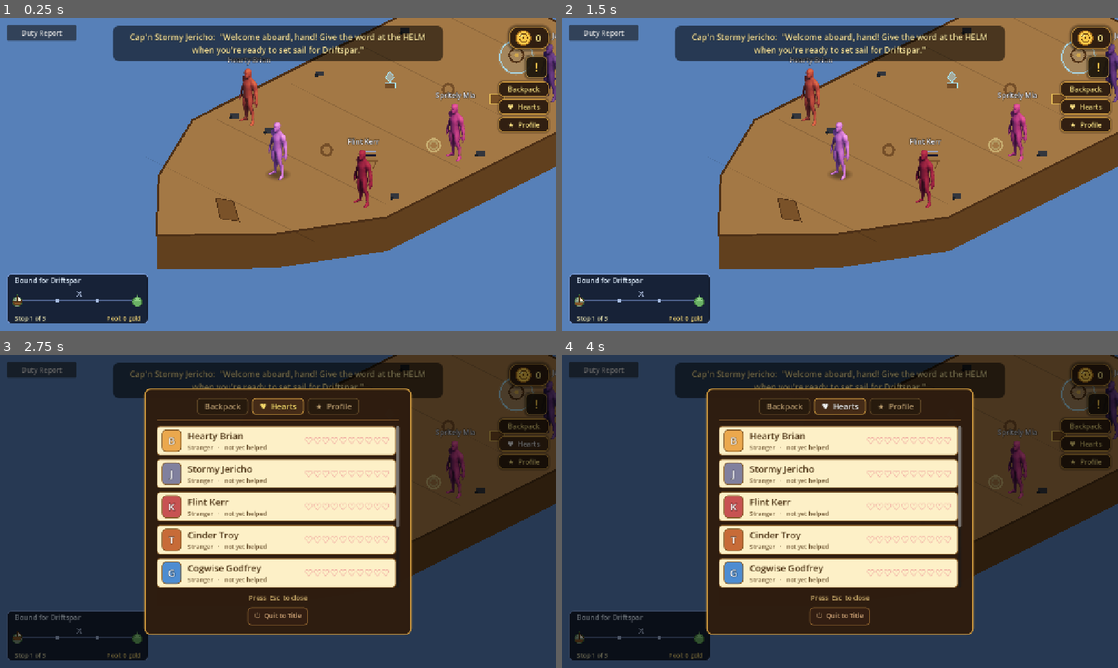
Above: before the commit, frames 1-4 (two rows, left to right).
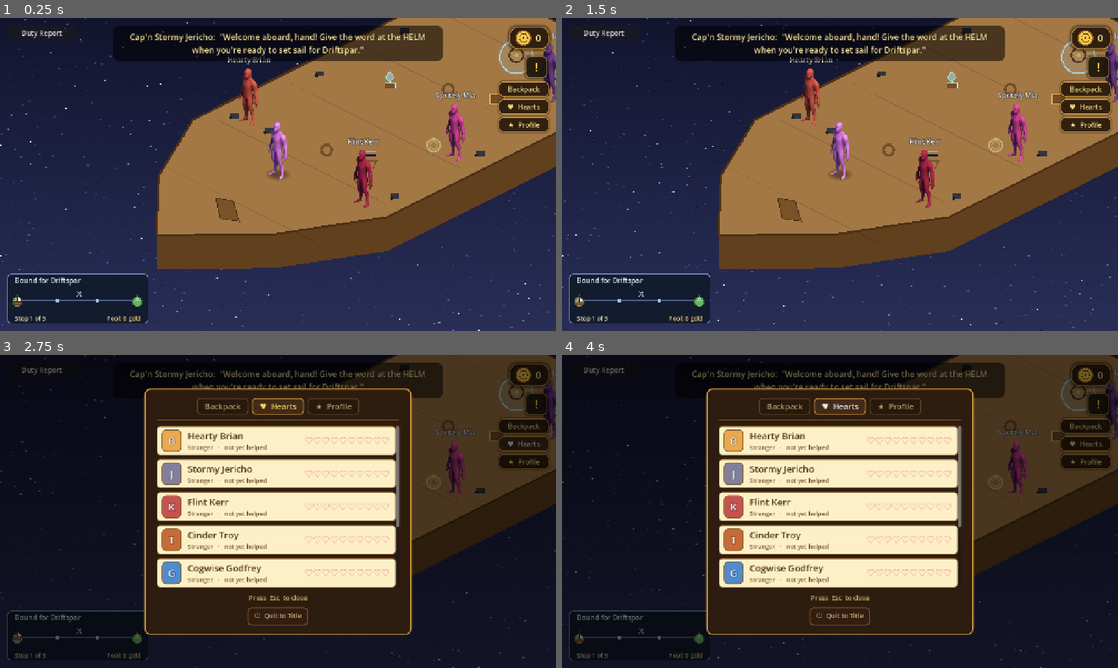
Above: after the commit, the same moments.

Repository: TairoyZone/shivaliva-shanty
Game: Godot game, scene res://levels/ship_deck/ship_deck.tscn
Two runs of this game, one before a commit and one after it. Both use one fixed random seed, a clock stepped at 60 frames per second and the inputs below. This scene is started directly instead of the project's main scene.
Inputs:
- Up to frame 1 (0.25 s): no input
- Up to frame 2 (1.5 s): click "!" at 0.5 s; click "X" at 1.25 s
- Up to frame 3 (2.75 s): click "♥ Hearts" at 2 s
- Up to frame 4 (4 s): click "★ Profile" at 2.75 s; click "♥ Hearts" at 3.5 s

The runs differ from the first frame. In frame 1, 53% of the frame differs, in the area x 0-100%, y 0-100%; in frame 2, 53%; in frame 3, 41%; in frame 4, 41%.

Commit message:
feat(sky): borrow #3 - a procedural twinkling-Stardust sky backdrop on the ship deck
components/stardust_sky.gdshader - a canvas_item starfield: a twilight gradient + two parallax-ish layers of twinkling stars, a fraction tinted a JEWEL hue (blue-violet-pink) to rhyme with the Loft's Stardust gems. components/sky_backdrop.gd (class_name SkyBackdrop) - a full-viewport ColorRect on a -10 CanvasLayer that resizes with the window and carries a flat fallback colour if the shader is ever stripped. Wired into the ship deck: the flat SKY draw_rect is replaced by the living sky (SKY kept as the fallback). Drop-in elsewhere via add_child(SkyBackdrop.new()). The title keeps its existing MenuBackdrop. Headless can't GPU-compile shaders, so Troy eyeballs it - the structure mirrors the confirmed-good Stardust gem shader.

Co-Authored-By: Claude Opus 4.8 <noreply@anthropic.com>

Diff:
--- /dev/null
+++ b/components/sky_backdrop.gd
@@ -0,0 +1,37 @@
+## SkyBackdrop — a drop-in procedural twinkling-Stardust-sky behind a scene. `add_child(SkyBackdrop.new())`
+## puts a full-viewport ColorRect running stardust_sky.gdshader on a LOW CanvasLayer (-10), so it sits
+## behind everything and stays fixed in screen space (a distant sky, not parented to the camera). Resizes
+## with the window. For the ship deck (afloat in the sky) + any scene that wants the night sky. The flat
+## `fallback_color` shows if the shader is ever stripped/fails. Placeholder-first; tune via the shader
+## uniforms. See [[godot-borrow-todo]] / [[sky-canon]].
+class_name SkyBackdrop
+extends CanvasLayer
+
+const SKY_SHADER : Shader = preload("res://components/stardust_sky.gdshader")
+
+## The flat sky shown beneath the stars if the shader is unavailable. Set before add_child to match a scene.
+var fallback_color : Color = Color(0.10, 0.09, 0.22, 1.0)
+
+var _rect : ColorRect
+
+
+func _ready() -> void:
+
+	layer = -10
+	_rect = ColorRect.new()
+	_rect.color = fallback_color
+	_rect.mouse_filter = Control.MOUSE_FILTER_IGNORE
+	var mat : ShaderMaterial = ShaderMaterial.new()
+	mat.shader = SKY_SHADER
+	_rect.material = mat
+	add_child(_rect)
+	_fit()
+	get_viewport().size_changed.connect(_fit)
+
+
+# Cover the whole viewport (a Control under a CanvasLayer has no anchor parent, so size it explicitly).
+func _fit() -> void:
+
+	if is_instance_valid(_rect):
+		_rect.size = get_viewport().get_visible_rect().size
+		_rect.position = Vector2.ZERO
--- /dev/null
+++ b/components/stardust_sky.gdshader
@@ -0,0 +1,45 @@
+// STARDUST SKY — a procedural twinkling-starfield backdrop (canvas_item, GLES3 Compatibility-safe: no
+// textures/derivatives/compute). A twilight gradient with two parallax-ish layers of small twinkling
+// stars; a fraction take a JEWEL hue (blue→violet→pink) to rhyme with the Loft's Stardust gems. Drives
+// SkyBackdrop (components/sky_backdrop.gd). Placeholder-first; all look is in the uniforms — tune freely.
+shader_type canvas_item;
+
+uniform vec3 sky_top : source_color = vec3(0.07, 0.08, 0.18);     // deep twilight at the top
+uniform vec3 sky_bottom : source_color = vec3(0.16, 0.18, 0.34);  // lighter haze toward the horizon
+uniform float density = 46.0;          // stars per screen-ish
+uniform float twinkle_speed = 2.2;
+uniform float drift = 0.004;           // slow horizontal sky-creep
+uniform float brightness = 1.0;
+uniform float jewel_chance = 0.22;     // fraction of stars tinted a gem hue
+
+float hash(vec2 p) { return fract(sin(dot(p, vec2(127.1, 311.7))) * 43758.5453); }
+
+vec3 hsv2rgb(vec3 c) {
+	vec4 K = vec4(1.0, 2.0 / 3.0, 1.0 / 3.0, 3.0);
+	vec3 p = abs(fract(c.xxx + K.xyz) * 6.0 - K.www);
+	return c.z * mix(K.xxx, clamp(p - K.xxx, 0.0, 1.0), c.y);
+}
+
+void fragment() {
+	vec3 col = mix(sky_top, sky_bottom, UV.y);
+	// Two star layers at different scales/drift for a touch of depth.
+	for (int l = 0; l < 2; l++) {
+		float fl = float(l);
+		float dens = density * (1.0 + fl * 0.7);
+		float dr = drift * (1.0 + fl * 1.5);
+		vec2 g = vec2(UV.x * dens + TIME * dr, UV.y * dens - TIME * dr * 0.4);
+		vec2 cell = floor(g);
+		vec2 f = fract(g);
+		float present = step(0.85, hash(cell + fl * 11.3));
+		vec2 ctr = vec2(hash(cell + vec2(1.7, 9.2)), hash(cell + vec2(4.4, 2.1)));
+		float d = length(f - ctr);
+		float core = smoothstep(0.09, 0.0, d) + smoothstep(0.22, 0.0, d) * 0.18;   // sharp point + faint halo
+		float rid = hash(cell + vec2(5.5, 7.7));
+		float tw = 0.45 + 0.55 * sin(TIME * twinkle_speed * (0.5 + rid) + rid * 6.2831);
+		vec3 white = vec3(0.86, 0.92, 1.0);
+		vec3 jewel = hsv2rgb(vec3(mix(0.55, 0.95, hash(cell + vec2(8.1, 3.3))), 0.55, 1.0));
+		vec3 sc = (hash(cell + vec2(2.9, 6.6)) < jewel_chance) ? jewel : white;
+		col += core * tw * present * sc * brightness * (1.0 - fl * 0.35);
+	}
+	COLOR = vec4(col, 1.0);
+}
--- a/levels/ship_deck/ship_deck.gd
+++ b/levels/ship_deck/ship_deck.gd
@@ -93,6 +93,11 @@
 	pirate_spawn_position = _iso(SPAWN_G.x, SPAWN_G.y)
 	_seed_demo_route_if_unset()
 	super._ready()                 # spawns the Player under YSortNode2D (normal camera)
+	# A LIVING procedural sky behind the deck — twinkling Stardust starfield (borrow #3) replaces the old
+	# flat SKY fill. Low CanvasLayer, behind the ship; SKY stays the flat fallback if the shader is stripped.
+	var sky : SkyBackdrop = SkyBackdrop.new()
+	sky.fallback_color = SKY
+	add_child(sky)
 	_add_hull_collision()
 	_add_crew()
 	_build_ui()
@@ -588,7 +593,7 @@
 
 func _draw() -> void:
 
-	draw_rect(Rect2(-2000.0, -2000.0, 4000.0, 4000.0), SKY)
+	# The sky is now the procedural SkyBackdrop (added in _ready) on a low CanvasLayer — no flat fill here.
 	var deck : PackedVector2Array = PackedVector2Array()
 	for g in OUTLINE:
 		deck.append(_iso(g.x, g.y))
Not shown, added: components/sky_backdrop.gd.uid
